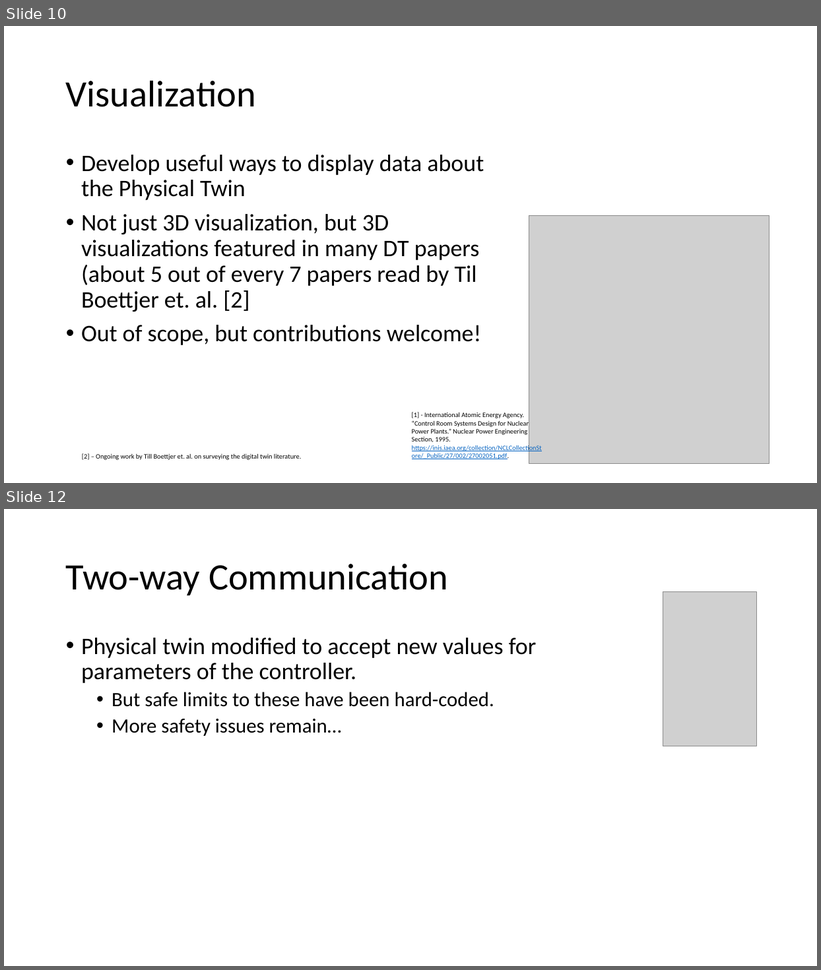
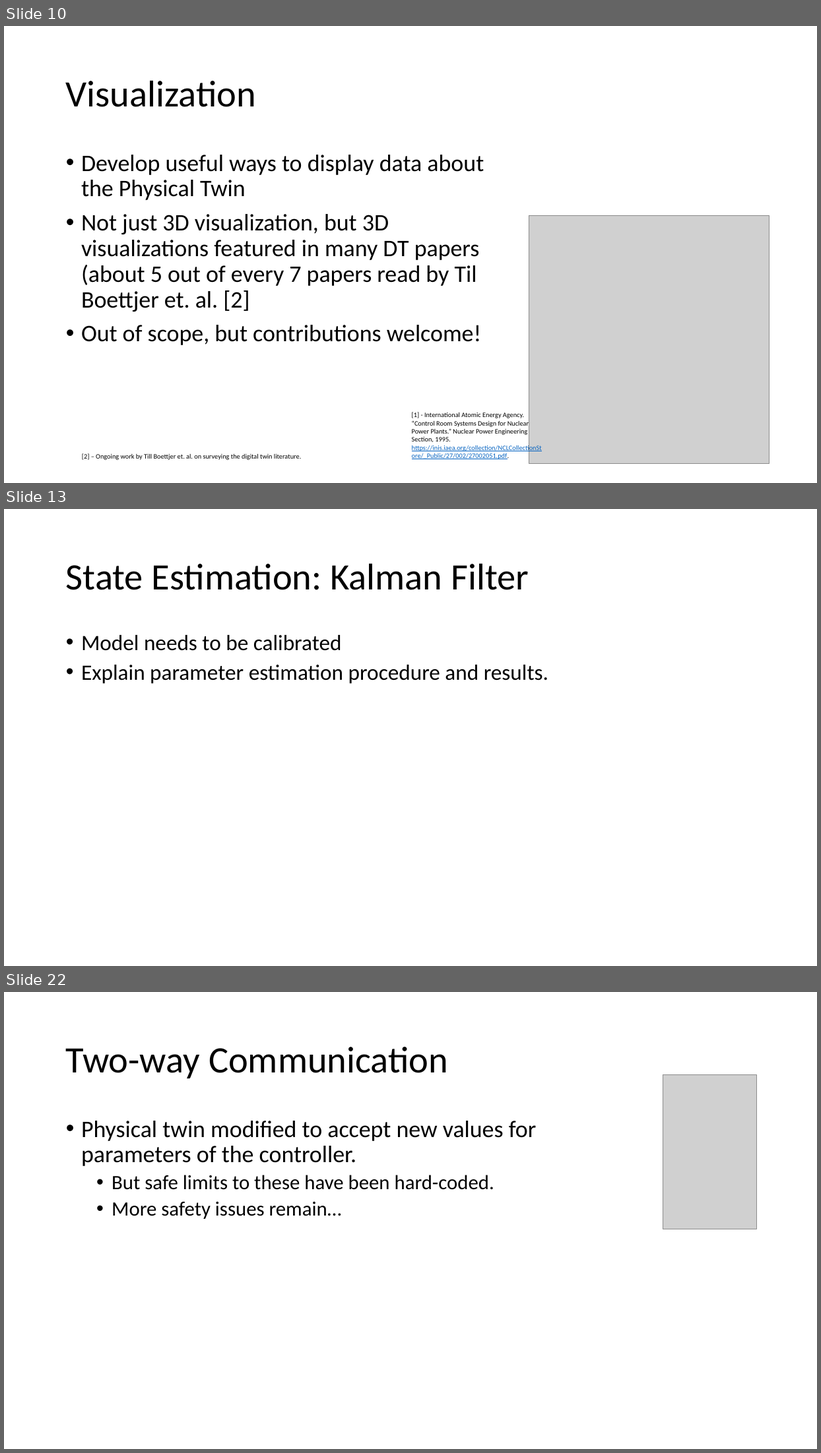
Before and after one commit to INTO-CPS-Association/example_digital-twin_incubator, a slide deck: notes/presentations/DigitLunch_17_December.pptx. Shown one above the other, each under a label of ours: slides 10 and 12 before the commit, slides 10, 13 and 22 after it; the slides between them are not shown. The pictures are 821x970 and 821x1453 pixels, drawn with LibreOffice and Linux fonts; fonts in the diff are those of the drawing; grey boxes stand for pictures. Boxes give left, top, right and bottom in pixels: in the first picture for what was removed or moved away, otherwise in the second. Text is boxed around its words. In the diff, an @@ line names an element or a change of style, - is before the commit and + after.

```diff
--- a/notes/presentations/DigitLunch_17_December.pptx
+++ b/notes/presentations/DigitLunch_17_December.pptx
@@ slide 13 added at (4, 509, 817, 966), background #FFFFFF @@
@@ title added at (66, 563, 529, 590), 44 pt, text #000000 @@
+State Estimation: Kalman Filter
@@ text added at (81, 635, 548, 684), 25.9 pt, text #000000 @@
+• Model needs to be calibrated
+• Explain parameter estimation procedure and results.
@@ what was slide 12 is now slide 22 @@
```
Also in this commit, not shown: 3 slides changed, 11 other slides added, 2 other files.
